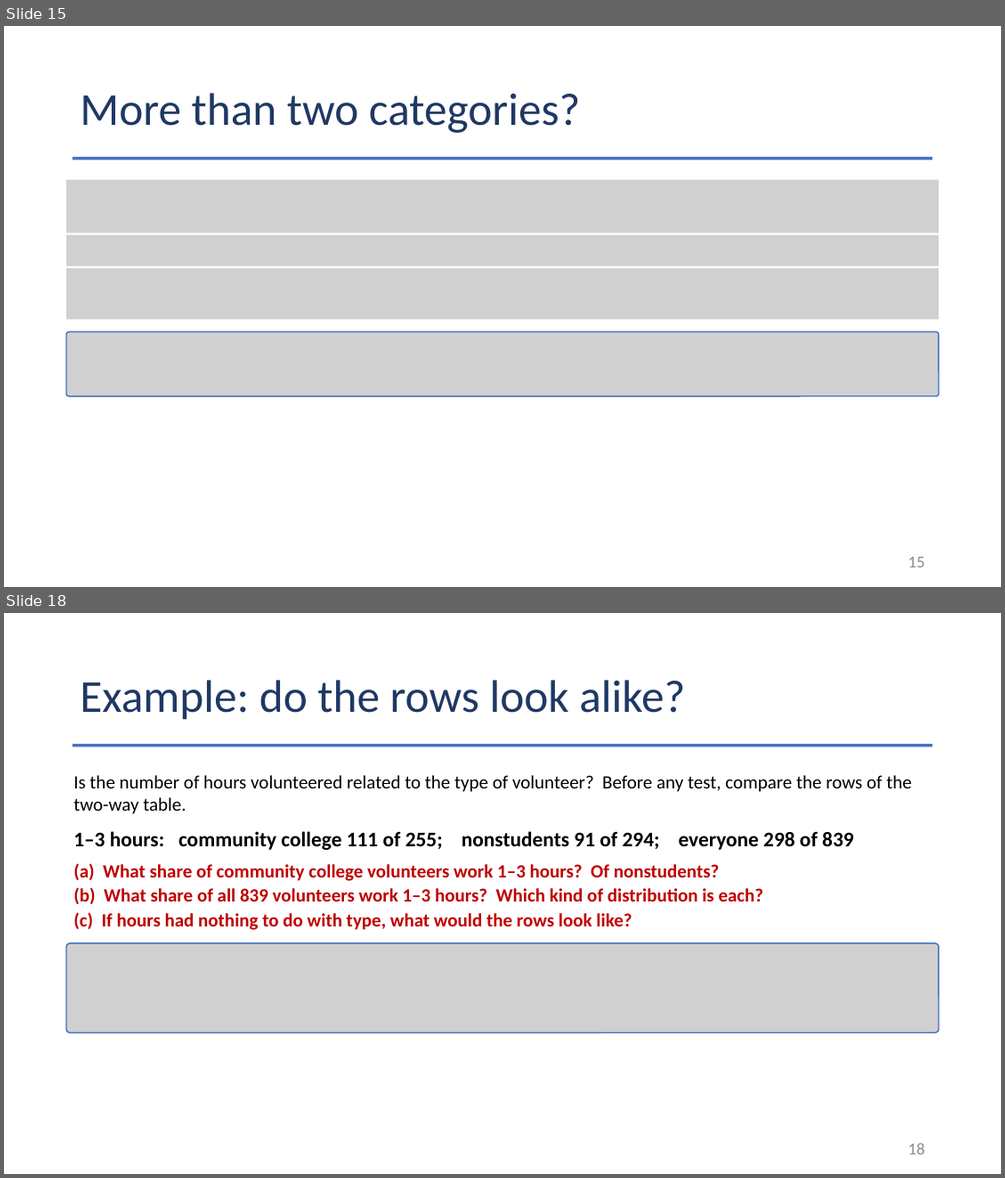
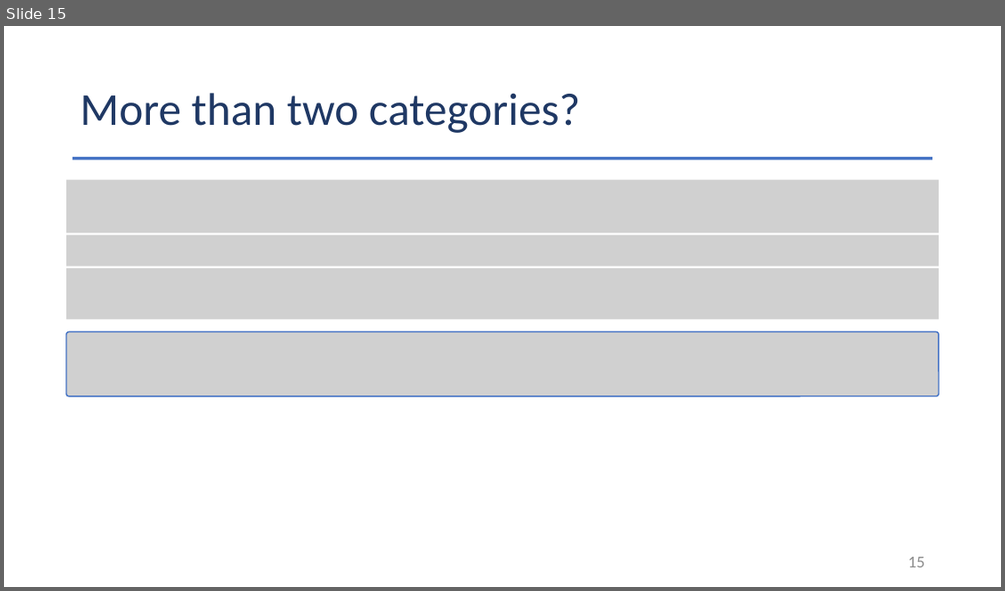
Before and after one commit to Jarred6068/Kvamme_UI_STAT251, a slide deck: docs/lecture_slides/Week 12/2026/Week12_Lecture29_Slides_11_11_2026.pptx. Shown one above the other, each under a label of ours: slides 15 and 18 before the commit, slide 15 after it; the slides between them are not shown. The pictures are 1005x1178 and 1005x591 pixels, drawn with LibreOffice and Linux fonts; fonts in the diff are those of the drawing; grey boxes stand for pictures. Boxes give left, top, right and bottom in pixels: in the first picture for what was removed or moved away, otherwise in the second. Text is boxed around its words. In the diff, an @@ line names an element or a change of style, - is before the commit and + after.

```diff
--- a/docs/lecture_slides/Week 12/2026/Week12_Lecture29_Slides_11_11_2026.pptx
+++ b/docs/lecture_slides/Week 12/2026/Week12_Lecture29_Slides_11_11_2026.pptx
@@ slide 18 removed at [4,613,1001,1174], background #FFFFFF @@
@@ title removed at [80,680,685,720] @@
-Example: do the rows look alike?
@@ rectangle removed at [73,744,933,747] @@
@@ text removed at [73,775,911,814] @@
-Is the number of hours volunteered related to the type of volunteer? Before any test, compare the rows of the two-way table.
@@ text removed at [73,831,853,850] @@
-1–3 hours: community college 111 of 255; nonstudents 91 of 294; everyone 298 of 839
@@ text removed at [73,863,764,930] @@
-(a) What share of community college volunteers work 1–3 hours? Of nonstudents?
-(b) What share of all 839 volunteers work 1–3 hours? Which kind of distribution is each?
-(c) If hours had nothing to do with type, what would the rows look like?
@@ picture removed at [66,943,938,1032] @@
@@ page number removed at [908,1143,925,1154] @@
-18
```
Also in this commit, not shown: 6 other slides removed, 48 other files.
